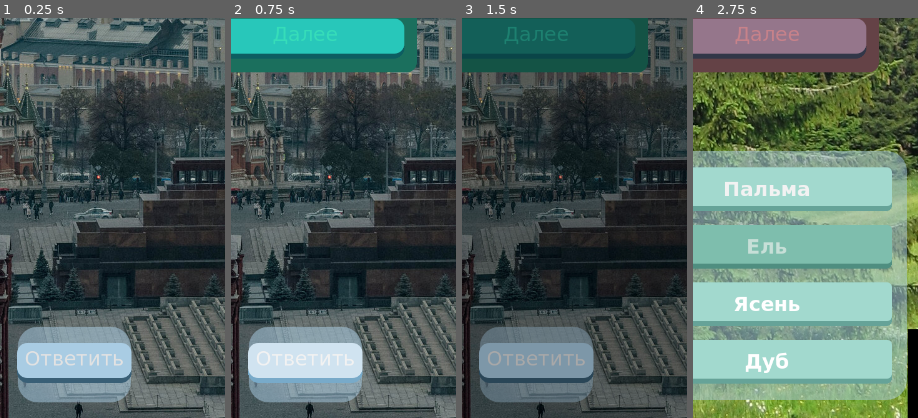
Above: before the commit, frames 1-4 (left to right).
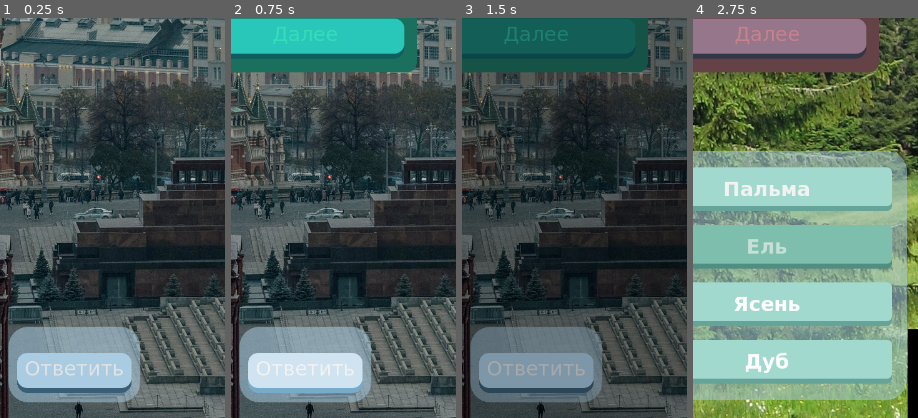
Above: after the commit, the same moments.

Repository: ash4rk/ad-aurum-quiz
Game: Godot game, scene res://scenes/multi_question_screen.tscn
The game is run twice, just before and just after one commit, with the same random seed, the same clock (stepped at 60 frames per second) and the same inputs. This scene is started directly instead of the project's main scene.
Inputs:
- Up to frame 1 (0.25 s): no input
- Up to frame 2 (0.75 s): click "Ответить" at 0.5 s
- Up to frame 3 (1.5 s): click "Далее" at 1.25 s
- Up to frame 4 (2.75 s): click "Пальма" at 2 s
The pictures show only the part of the screen within x 34-84%, y 50-100%; the shares and areas given below are measured in that part.

The runs differ from the first frame. In frame 1, 5.5% of the frame differs, in the area x 3-63%, y 77-96%; in frame 2, 5.2%; in frame 3, 5.4%; in frame 4, nothing differs.
Error in both runs: Invalid access to property or key 'background' on a base object of type 'Dictionary'. (res://scenes/multi_question_screen.gd:15)

Commit message:
FIX: Multichoice panel paddings. Refresh answer_....tscn files

Diff:
--- a/scenes/answer_button.tscn
+++ b/scenes/answer_button.tscn
@@ -42,6 +42,21 @@
 corner_radius_bottom_right = 8
 corner_radius_bottom_left = 8
 
+[sub_resource type="Animation" id="Animation_j60aj"]
+resource_name = "DEFAULT"
+tracks/0/type = "value"
+tracks/0/imported = false
+tracks/0/enabled = true
+tracks/0/path = NodePath(".:modulate")
+tracks/0/interp = 1
+tracks/0/loop_wrap = true
+tracks/0/keys = {
+"times": PackedFloat32Array(0),
+"transitions": PackedFloat32Array(1),
+"update": 0,
+"values": [Color(1, 1, 1, 1)]
+}
+
 [sub_resource type="Animation" id="Animation_s77vd"]
 resource_name = "green_blinking"
 length = 2.2
@@ -57,21 +72,6 @@
 "transitions": PackedFloat32Array(1, 1, 1, 1, 1, 1, 1),
 "update": 0,
 "values": [Color(0.802238, 0.887547, 0.858852, 1), Color(0, 0.431373, 0.286275, 1), Color(1, 1, 1, 1), Color(0, 0.431373, 0.286275, 1), Color(1, 1, 1, 1), Color(0, 0.431373, 0.286275, 1), Color(0.802238, 0.887547, 0.858852, 1)]
-}
-
-[sub_resource type="Animation" id="Animation_j60aj"]
-resource_name = "DEFAULT"
-tracks/0/type = "value"
-tracks/0/imported = false
-tracks/0/enabled = true
-tracks/0/path = NodePath(".:modulate")
-tracks/0/interp = 1
-tracks/0/loop_wrap = true
-tracks/0/keys = {
-"times": PackedFloat32Array(0),
-"transitions": PackedFloat32Array(1),
-"update": 0,
-"values": [Color(1, 1, 1, 1)]
 }
 
 [sub_resource type="AnimationLibrary" id="AnimationLibrary_5dyr8"]
--- a/scenes/answer_checkbox.tscn
+++ b/scenes/answer_checkbox.tscn
@@ -64,6 +64,21 @@
 corner_radius_bottom_right = 8
 corner_radius_bottom_left = 8
 
+[sub_resource type="Animation" id="Animation_j60aj"]
+resource_name = "DEFAULT"
+tracks/0/type = "value"
+tracks/0/imported = false
+tracks/0/enabled = true
+tracks/0/path = NodePath(".:modulate")
+tracks/0/interp = 1
+tracks/0/loop_wrap = true
+tracks/0/keys = {
+"times": PackedFloat32Array(0),
+"transitions": PackedFloat32Array(1),
+"update": 0,
+"values": [Color(1, 1, 1, 1)]
+}
+
 [sub_resource type="Animation" id="Animation_s77vd"]
 resource_name = "green_blinking"
 length = 2.2
@@ -79,21 +94,6 @@
 "transitions": PackedFloat32Array(1, 1, 1, 1, 1, 1, 1),
 "update": 0,
 "values": [Color(0.802238, 0.887547, 0.858852, 1), Color(0, 0.431373, 0.286275, 1), Color(1, 1, 1, 1), Color(0, 0.431373, 0.286275, 1), Color(1, 1, 1, 1), Color(0, 0.431373, 0.286275, 1), Color(0.802238, 0.887547, 0.858852, 1)]
-}
-
-[sub_resource type="Animation" id="Animation_j60aj"]
-resource_name = "DEFAULT"
-tracks/0/type = "value"
-tracks/0/imported = false
-tracks/0/enabled = true
-tracks/0/path = NodePath(".:modulate")
-tracks/0/interp = 1
-tracks/0/loop_wrap = true
-tracks/0/keys = {
-"times": PackedFloat32Array(0),
-"transitions": PackedFloat32Array(1),
-"update": 0,
-"values": [Color(1, 1, 1, 1)]
 }
 
 [sub_resource type="AnimationLibrary" id="AnimationLibrary_5dyr8"]
--- a/scenes/multi_question_screen.tscn
+++ b/scenes/multi_question_screen.tscn
@@ -6,6 +6,10 @@
 [ext_resource type="PackedScene" uid="uid://d0uhms64nhbdq" path="res://scenes/false_correct_popup.tscn" id="3_neh3p"]
 
 [sub_resource type="StyleBoxFlat" id="StyleBoxFlat_i6r2q"]
+content_margin_left = 16.0
+content_margin_top = 16.0
+content_margin_right = 16.0
+content_margin_bottom = 16.0
 bg_color = Color(0.662745, 0.8, 0.890196, 0.521569)
 corner_radius_top_left = 32
 corner_radius_top_right = 32
